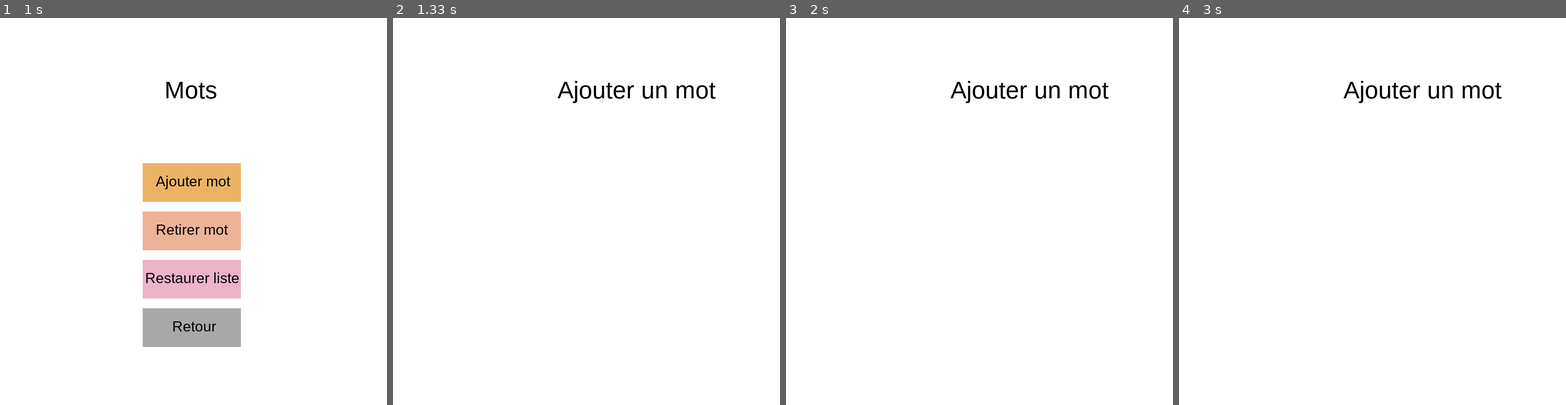
Above: before the commit, frames 1-4 (left to right).
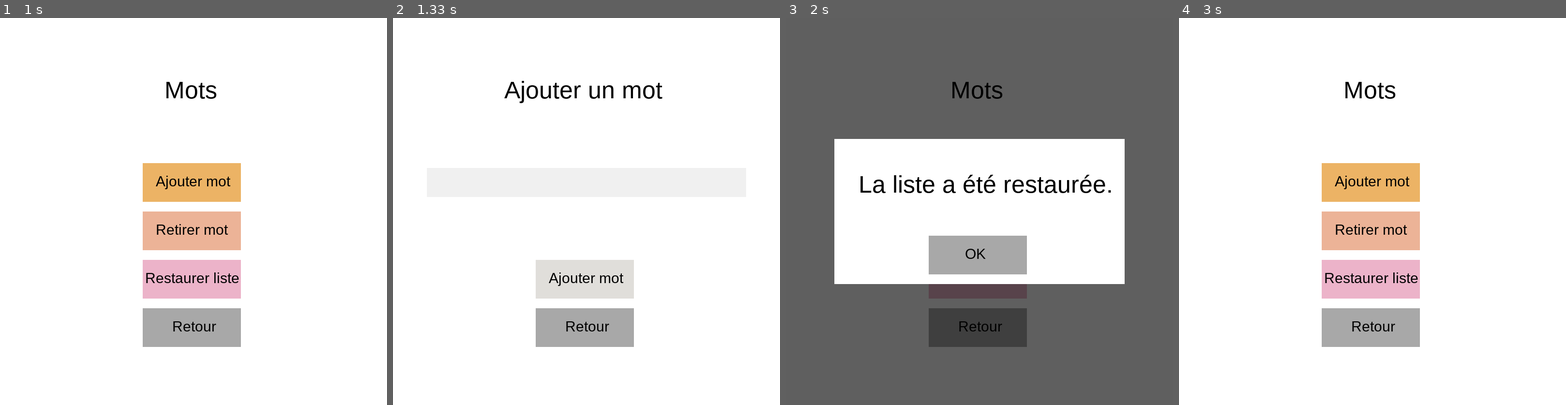
Above: after the commit, the same moments.

Repository: nicolas-riera/pendu
Game: pygame game, started from main.py
Same seed, same stepped clock (60 frames per second), same inputs: the game is played once before the commit and once after it.
Inputs (mouse positions are in pixels of both pictures, inside the frame that each line leads up to):
- Up to frame 1 (1 s): press the mouse at (193, 308) at 0.37 s; move the mouse to (208, 211) at 0.47 s; release the mouse at (228, 118) at 0.6 s; press the mouse at (193, 180) at 0.7 s; move the mouse to (185, 230) at 0.8 s; release the mouse at (178, 281) at 0.93 s
- Up to frame 2 (1.33 s): press the mouse at (586, 180) at 1.03 s; move the mouse to (601, 238) at 1.13 s; release the mouse at (617, 292) at 1.27 s
- Up to frame 3 (2 s): press the mouse at (979, 327) at 1.37 s; move the mouse to (921, 211) at 1.47 s; release the mouse at (863, 95) at 1.6 s; press the mouse at (979, 281) at 1.7 s; move the mouse to (917, 265) at 1.8 s; release the mouse at (855, 250) at 1.93 s
- Up to frame 4 (3 s): click (1372, 254) at 2.05 s, where only the run after the commit has a clickable "Restaurer liste"; press the mouse at (1372, 281) at 2.37 s; move the mouse to (1426, 315) at 2.47 s; release the mouse at (1480, 350) at 2.6 s; press the mouse at (1372, 254) at 2.7 s; move the mouse to (1391, 161) at 2.8 s; release the mouse at (1411, 68) at 2.93 s

Frame 1 is identical in both runs. In frame 2, 6.0% of the frame differs, in the area x 28-84%, y 16-85%; in frame 3, 75%, in the area x 0-100%, y 0-100%; in frame 4, 11%.

Commit message:
feat(option): fully functionnal add word, word size check, add or cancel word buttons, made popup window universal

Diff:
--- a/main.py
+++ b/main.py
@@ -14,6 +14,8 @@
 
     pygame.display.set_caption("Pendu")
 
+    pygame.key.set_repeat(400, 50)
+
     screen = pygame.display.set_mode((800,800))
     my_fonts = pygame.font.SysFont('Arial', 30), pygame.font.SysFont('Arial', 50)
     clock = pygame.time.Clock()
--- a/src/lib/options.py
+++ b/src/lib/options.py
@@ -107,7 +107,7 @@
             break
 
         if reset_popup:
-            reset_popup = reset_words_menu(screen, clock, my_fonts, mouseclicked)
+            reset_popup = popup(screen, clock, my_fonts, mouseclicked, "La liste a été restaurée.", (150, 315))
 
         else:
             if add_word_button.collidepoint(pygame.mouse.get_pos()) or return_button.collidepoint(pygame.mouse.get_pos()) or add_word_button.collidepoint(pygame.mouse.get_pos()) or remove_word_button.collidepoint(pygame.mouse.get_pos()) or reset_word_button.collidepoint(pygame.mouse.get_pos()):
@@ -137,6 +137,8 @@
 def add_word_menu(screen, clock, my_fonts):
 
     usr_word = ""
+    error_found_popup = False
+    error_too_short_popup = False
 
     while True:
 
@@ -144,25 +146,87 @@
 
         events, mouseclicked, escpressed = pygame_events()
 
-        # Rendering
-
-        screen.fill("white")
-
-        words_title_button_text = my_fonts[1].render("Ajouter un mot", True, (0, 0, 0))
-        screen.blit(words_title_button_text, (340, 120))
+        # Keyboard input logic
 
         usr_input = keyboard_input(events)
 
         if usr_input == "backspace":
             usr_word = usr_word[:-1]
         elif usr_input == "enter":
-            break
-
-        else:
-            usr_word += usr_input
-
+            if usr_word in read_words():
+                error_found_popup = True
+            elif len(usr_word) < 3:
+                error_too_short_popup = True
+            elif usr_word != "":
+                break
+        else:
+            if len(usr_word) < 26:
+                usr_word += usr_input
+
+        # Rendering
+
+        screen.fill("white")
+
+        words_title_button_text = my_fonts[1].render("Ajouter un mot", True, (0, 0, 0))
+        screen.blit(words_title_button_text, (230, 120))
+
+        pygame.draw.rect(screen, (240, 240, 240), (70, 310, 660, 60))
         usr_word_display = my_fonts[0].render(usr_word, True, (0, 0, 0))
-        screen.blit(usr_word_display, (322, 320))
+        screen.blit(usr_word_display, (75, 320))
+
+        if usr_word == "":
+            add_word_button_color = (224, 222, 218)
+        else:
+            add_word_button_color = (236, 179, 101)
+
+        pygame.draw.rect(screen, add_word_button_color, (295, 500, 203, 80))
+        add_word_button = pygame.Rect((295, 500, 203, 80))
+        add_word_button_text = my_fonts[0].render("Ajouter mot", True, (0, 0, 0))
+        screen.blit(add_word_button_text, (322, 520))
+
+        pygame.draw.rect(screen, (168, 168, 168), (295, 600, 203, 80))
+        return_button = pygame.Rect((295, 600, 203, 80))
+        return_button_text = my_fonts[0].render("Retour", True, (0, 0, 0))
+        screen.blit(return_button_text, (356, 620))
+
+        # Logic
+
+        if error_found_popup:
+            error_found_popup = popup(screen, clock, my_fonts, mouseclicked, "Le mot existe déjà.", (193, 315))
+        elif error_too_short_popup:
+            error_too_short_popup= popup(screen, clock, my_fonts, mouseclicked, "Le mot est trop court.", (168, 315))
+
+        elif add_word_button.collidepoint(pygame.mouse.get_pos()) and not(return_button.collidepoint(pygame.mouse.get_pos())):
+            if usr_word != "":
+                pygame.mouse.set_cursor(pygame.SYSTEM_CURSOR_HAND)
+
+                if mouseclicked:
+                    if usr_word in read_words():
+                        error_found_popup = True
+                    elif len(usr_word) < 3:
+                        error_too_short_popup = True
+                    else:
+                        pygame.mouse.set_cursor(pygame.SYSTEM_CURSOR_ARROW)
+                        usr_word = ""
+                        break
+
+            else:
+                pygame.mouse.set_cursor(pygame.SYSTEM_CURSOR_ARROW)
+
+        else:
+            pygame.mouse.set_cursor(pygame.SYSTEM_CURSOR_ARROW)
+
+
+            if return_button.collidepoint(pygame.mouse.get_pos()) and not(add_word_button.collidepoint(pygame.mouse.get_pos())):
+                if mouseclicked:
+                    pygame.mouse.set_cursor(pygame.SYSTEM_CURSOR_ARROW)
+                    usr_word = ""
+                    break
+                else:
+                    pygame.mouse.set_cursor(pygame.SYSTEM_CURSOR_HAND)
+
+            else:
+                pygame.mouse.set_cursor(pygame.SYSTEM_CURSOR_ARROW)
 
         pygame.display.flip()
         clock.tick(60)
@@ -172,7 +236,9 @@
 
 
 
-def reset_words_menu(screen, clock, my_fonts, mouseclicked):
+
+
+def popup(screen, clock, my_fonts, mouseclicked, text, text_pos):
 
     # Rendering
 
@@ -182,8 +248,8 @@
     screen.blit(screen_fade, (0, 0))
 
     pygame.draw.rect(screen, (255, 255, 255), (100, 250, 600, 300))
-    reset_text_display = my_fonts[1].render("La liste a été restaurée.", True, (0, 0, 0))
-    screen.blit(reset_text_display, (150, 315))
+    text_display = my_fonts[1].render(text, True, (0, 0, 0))
+    screen.blit(text_display, text_pos)
 
     pygame.draw.rect(screen, (168, 168, 168), (295, 450, 203, 80))
     ok_button = pygame.Rect((295, 450, 203, 80))
--- a/src/words.txt
+++ b/src/words.txt
@@ -31,3 +31,8 @@
 boussole
 tempete
 papillon
+toto
+toto
+ok
+paoa
+t
